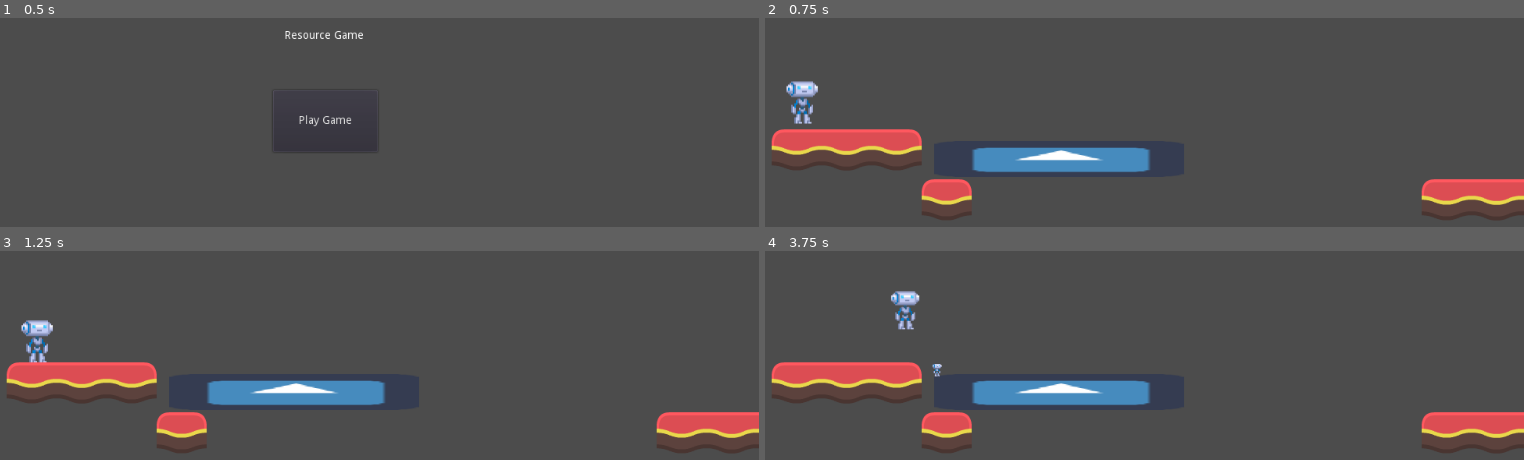
Above: before the commit, frames 1-4 (two rows, left to right).
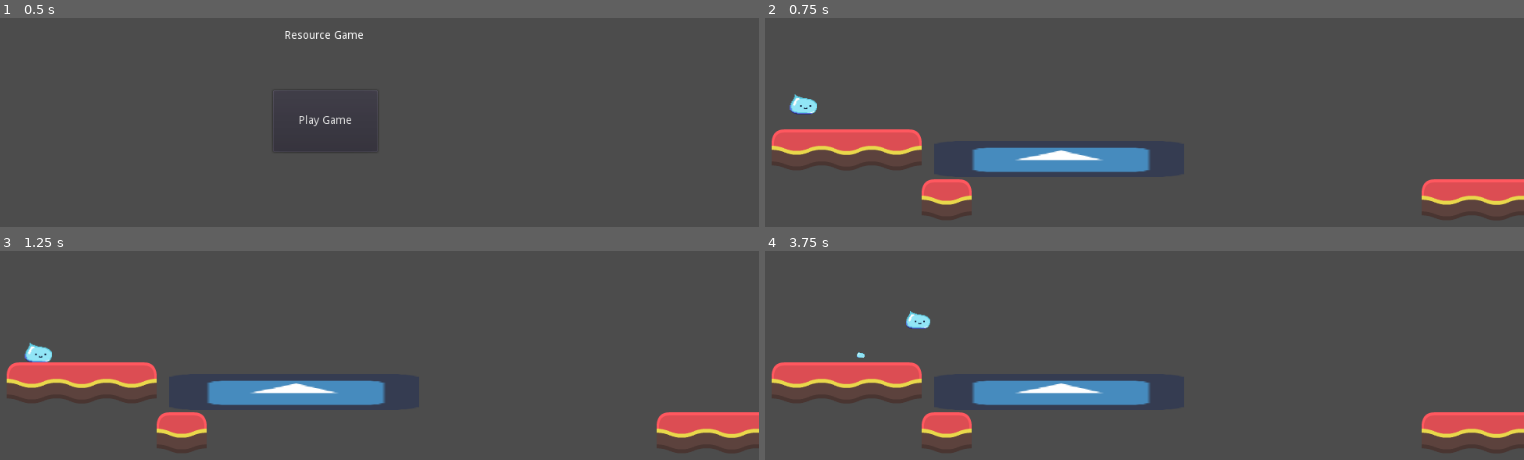
Above: after the commit, the same moments.

Repository: haroonsherjan/ResourceGame
Game: Godot game, scene res://Root.tscn
Same seed, same stepped clock (60 frames per second), same inputs: the game is played once before the commit and once after it. The engine's default icon, where the game draws it, is replaced by a stand-in: a white triangle on a blue panel in a dark square.
Inputs:
- Up to frame 1 (0.5 s): no input
- Up to frame 2 (0.75 s): click "Play Game" at 0.5 s
- Up to frame 3 (1.25 s): no input
- Up to frame 4 (3.75 s): tap Enter at 1.25 s; hold Right (ui_right) 1.28-2.03 s; hold V 1.28-2.03 s; hold Down (ui_down) 2.03-2.78 s; tap V at 2.1, 3.6 s; tap Space at 2.75 s; hold Right (ui_right) 2.78-3.53 s; hold V 2.78-3.53 s; hold Up (ui_up) from 3.53 s (still down)

Frame 1 is identical in both runs. In frame 2, 0.6% of the frame differs, in the area x 2-7%, y 30-51%; in frame 3, 0.6%; in frame 4, 0.7%, in the area x 12-24%, y 19-61%.

Commit message:
lil slime boy added
need to fix up player and mini player scaling issues (possibly increase sprite size?)

Diff:
--- a/Gameplay/Player/RigidPlayer/MiniPlayer/MiniPlayer.tscn
+++ b/Gameplay/Player/RigidPlayer/MiniPlayer/MiniPlayer.tscn
@@ -1,13 +1,12 @@
 [gd_scene load_steps=4 format=2]
 
-[ext_resource path="res://Gameplay/kbscene/char.png" type="Texture" id=2]
+[ext_resource path="res://Gameplay/kbscene/slime.png" type="Texture" id=1]
 
 [sub_resource type="PhysicsMaterial" id=2]
 friction = 0.5
 
-[sub_resource type="CapsuleShape2D" id=3]
-radius = 19.9794
-height = 20.0412
+[sub_resource type="CircleShape2D" id=3]
+radius = 17.2627
 
 [node name="PlayerBody" type="RigidBody2D"]
 position = Vector2( 467, 346 )
@@ -18,8 +17,9 @@
 contact_monitor = true
 
 [node name="Sprite" type="Sprite" parent="."]
-texture = ExtResource( 2 )
+texture = ExtResource( 1 )
 
 [node name="CollisionShape2D" type="CollisionShape2D" parent="."]
 modulate = Color( 0.505882, 0.317647, 0.317647, 1 )
+position = Vector2( 0, 6 )
 shape = SubResource( 3 )
--- a/Gameplay/Player/RigidPlayer/Player.tscn
+++ b/Gameplay/Player/RigidPlayer/Player.tscn
@@ -1,13 +1,13 @@
 [gd_scene load_steps=5 format=2]
 
 [ext_resource path="res://Gameplay/Player/RigidPlayer/Player.gd" type="Script" id=1]
-[ext_resource path="res://Gameplay/kbscene/char.png" type="Texture" id=2]
+[ext_resource path="res://Gameplay/kbscene/slime.png" type="Texture" id=2]
 
 [sub_resource type="PhysicsMaterial" id=2]
 friction = 0.0
 
 [sub_resource type="RectangleShape2D" id=3]
-extents = Vector2( 19, 27 )
+extents = Vector2( 18, 10 )
 
 [node name="PlayerBody" type="RigidBody2D"]
 position = Vector2( 449, 304 )
@@ -24,7 +24,7 @@
 
 [node name="CollisionShape2D" type="CollisionShape2D" parent="."]
 modulate = Color( 0.505882, 0.317647, 0.317647, 1 )
-position = Vector2( -1, 2 )
+position = Vector2( 0, 7 )
 shape = SubResource( 3 )
 
 [node name="JustAiredTimer" type="Timer" parent="."]
--- a/Gameplay/l2.tscn
+++ b/Gameplay/l2.tscn
@@ -14,9 +14,6 @@
 cell_size = Vector2( 32, 32 )
 format = 1
 tile_data = PoolIntArray( 524298, 16, 0, 589833, 16, 0, 655368, 16, 0, 720903, 16, 0, 720907, 13, 0, 786436, 11, 0, 786442, 13, 0, 851977, 13, 0, 917512, 13, 0, 1114106, 21, 0, 1114108, 21, 0, 1114110, 21, 0, 1048576, 11, 0, 1048580, 11, 0, 1048584, 22, 0 )
-
-[node name="PlayerBody" parent="." instance=ExtResource( 2 )]
-position = Vector2( 33, 471 )
 
 [node name="StaticBody2D" type="StaticBody2D" parent="."]
 position = Vector2( 595, 341 )
@@ -59,3 +56,6 @@
 position = Vector2( 716, 184 )
 current = true
 zoom = Vector2( 1.4, 1.4 )
+
+[node name="PlayerBody" parent="." instance=ExtResource( 2 )]
+position = Vector2( 47, 496 )
Binary file added: Gameplay/kbscene/slime.png
Not shown, added: Gameplay/kbscene/slime.png.import
